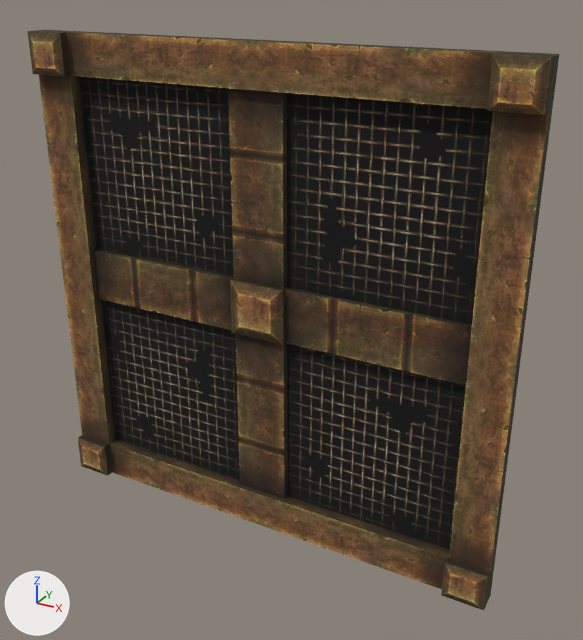
The OBJ model sceneobjs/taitan_fuben_01/taitan_fuben_01_tiewang_01.obj as it was, and as the next commit left it.
The view is the same before and after, from a camera (50 mm lens) standing at (383.0, -740.0, 314.0) and looking at (13.0, -67.0, -22.0). Arrows for +X, +Y and +Z are at lower left; the lights stay in place. Where no turn or scale is listed for an object, it has been applied to the vertices. Vertices at the same position are counted once.

The first picture shows 'taitan_fuben_01_tiewang_01'.
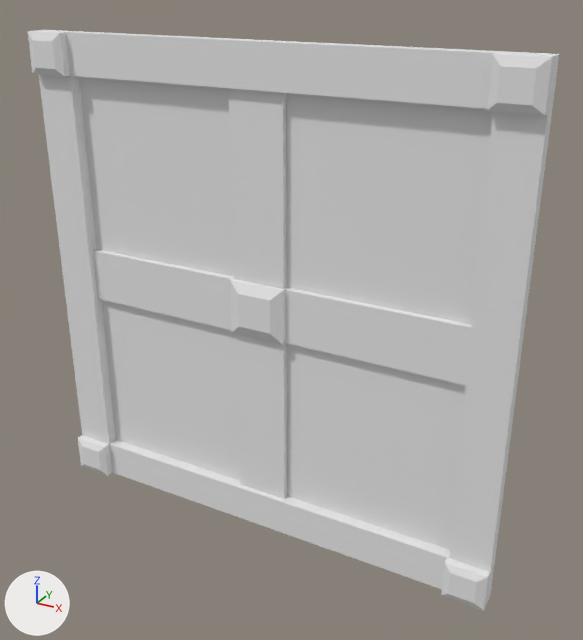
Pixel boxes (x1, y1, x2, y2) of what changed, in the pictures (583 x 640 px):
```json
{"part": 1, "of": "me_taitan_fuben_01_tiewang_01", "change": "recoloured", "before": [79, 76, 493, 550], "after": [79, 76, 493, 550], "on screen": "black to grey"}
{"part": 2, "of": "me_taitan_fuben_01_tiewang_01", "change": "recoloured", "before": [27, 30, 559, 610], "after": [27, 30, 559, 610], "on screen": "brown to grey"}
```

Edits to the scene script, one JSON object a line:
```json
{"op": "add", "block": "mat_material_1_1", "code": ["mat_material_1_1 = principled_material('material_1')", "mat_material_1_1.base_color = (0.8, 0.8, 0.8)  # white #e7e7e7", "mat_material_1_1.roughness = 1.0"]}
{"op": "add", "block": "mat_material_2_1", "code": ["mat_material_2_1 = principled_material('material_2')", "mat_material_2_1.base_color = (0.8, 0.8, 0.8)  # white #e7e7e7", "mat_material_2_1.roughness = 1.0"]}
{"block": "me_taitan_fuben_01_tiewang_01", "where": "me_taitan_fuben_01_tiewang_01.from_pydata(...)  # 162 vertices, 204 faces; spans x -255.0..255.0, y -127.0..0.0, z -255.0..255.0"}
{"block": "me_taitan_fuben_01_tiewang_01", "where": "# used by ob_taitan_fuben_01_tiewang_01; location = (0.0, 0.0, 0.0)"}
{"block": "me_taitan_fuben_01_tiewang_01", "change": "me_taitan_fuben_01_tiewang_01 part 1: all 16 faces that had it switch from mat_material_2 (picture img_taitan_fuben_01_tiewang_01_02_png) to mat_material_2_1 (white #e7e7e7)"}
{"block": "me_taitan_fuben_01_tiewang_01", "change": "me_taitan_fuben_01_tiewang_01 part 2: all 188 faces that had it switch from mat_material_1 (picture img_taitan_fuben_01_tiewang_01_01_png) to mat_material_1_1 (white #e7e7e7)"}
```
